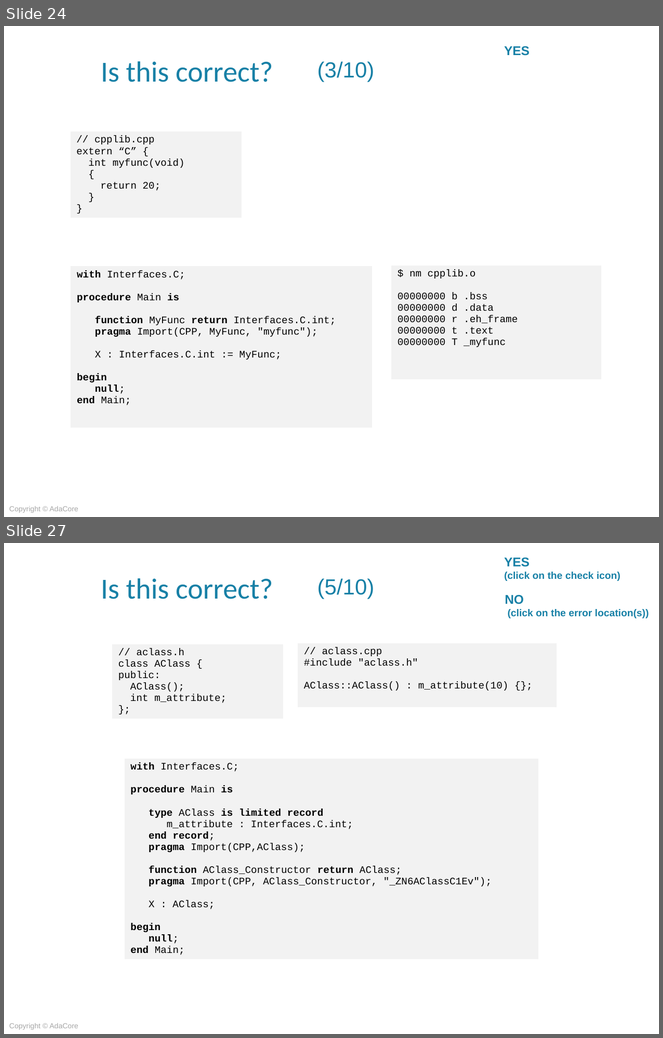
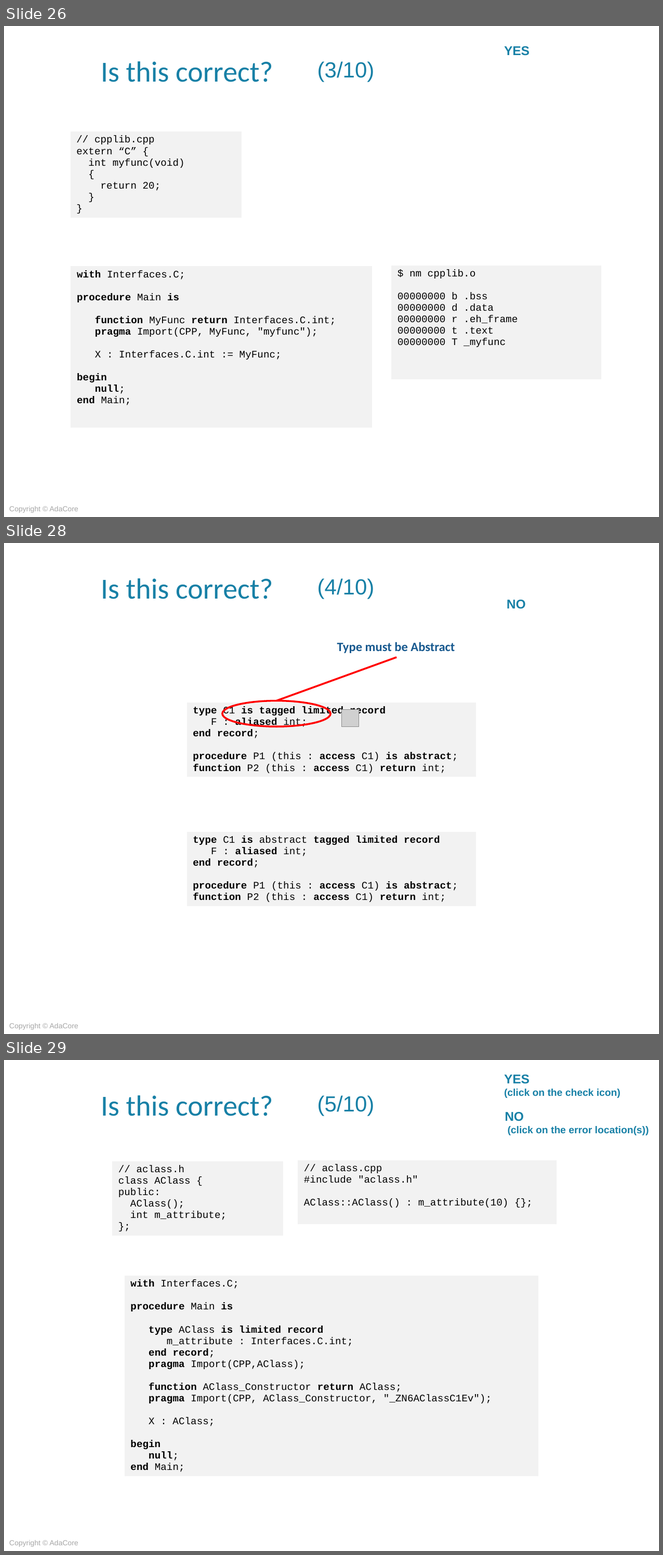
Before and after one commit to AdaCoreU/Courses, a slide deck: lectures/04_Mixed_Language_Programming_In_Ada/03_Ada_and_C++/Slides/03_Ada_and_C++.pptx. Shown one above the other, each under a label of ours: slides 24 and 27 before the commit, slides 26, 28 and 29 after it; the slides between them are not shown. The pictures are 663x1038 and 663x1555 pixels, drawn with LibreOffice and Linux fonts; fonts in the diff are those of the drawing; grey boxes stand for pictures; background and template pictures are left out. Boxes give left, top, right and bottom in pixels: in the first picture for what was removed or moved away, otherwise in the second. Text is boxed around its words. In the diff, an @@ line names an element or a change of style, - is before the commit and + after.

```diff
--- a/lectures/04_Mixed_Language_Programming_In_Ada/03_Ada_and_C++/Slides/03_Ada_and_C++.pptx
+++ b/lectures/04_Mixed_Language_Programming_In_Ada/03_Ada_and_C++/Slides/03_Ada_and_C++.pptx
@@ slide 28 added at (4, 543, 659, 1034), background picture (left out); not listed: 2 template elements that a slide beside it also shows @@
@@ title added at (318, 578, 375, 599), 24 pt, text #1780A6 @@
+(4/10)
@@ text added at (507, 600, 526, 609), 14 pt, text #1780A6, bold @@
+NO
@@ text added at (337, 642, 455, 653), 14 pt, text #17598F, bold @@
+Type must be Abstract
@@ line added from (276, 701) to (397, 657), #FF0000 2 pt @@
@@ table added at (186, 702, 476, 781), 1 rows, 1 columns @@
+type C1 is tagged limited record / F : aliased int; / end record; / procedure P1 (this : access C1) is abstract; / function P2 (this : access C1) return int;
@@ ellipse added at (222, 701, 330, 727), outline #FF0000 2 pt @@
@@ picture added at (341, 709, 359, 727) @@
@@ table added at (186, 831, 476, 910), 1 rows, 1 columns @@
+type C1 is abstract tagged limited record / F : aliased int; / end record; / procedure P1 (this : access C1) is abstract; / function P2 (this : access C1) return int;
@@ what was slide 24 is now slide 26 @@
@@ what was slide 27 is now slide 29 @@
```
Also in this commit, not shown: 8 other slides added, 7 slides removed, 1 other file.
